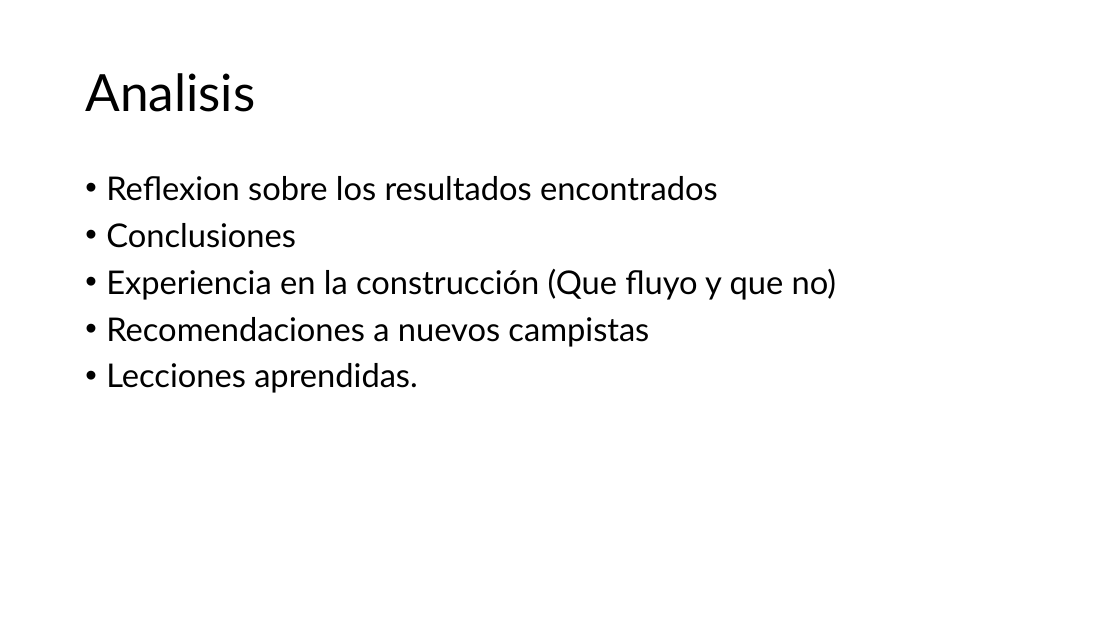
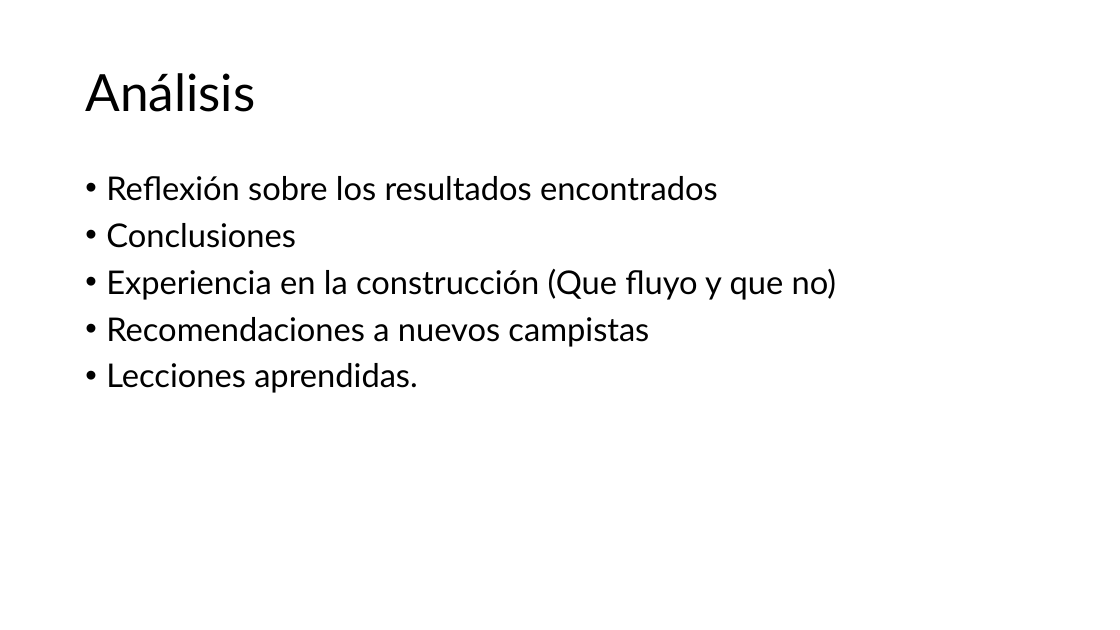
Before and after one commit to damsil99/Proyecto-EnerViva, a slide deck: slide 4 of Seguimientoproyecto/Fase 4 - Cierre y Lecciones aprendidas/Presentacion Final - Enerviva.pptx. Drawn at 1120x630 pixels with LibreOffice and Linux fonts; fonts in the diff are those of the drawing. Boxes give left, top, right and bottom in pixels: in the first picture for what was removed or moved away, otherwise in the second. Text is boxed around its words. In the diff, an @@ line names an element or a change of style, - is before the commit and + after.

```diff
--- a/Seguimientoproyecto/Fase 4 - Cierre y Lecciones aprendidas/Presentacion Final - Enerviva.pptx
+++ b/Seguimientoproyecto/Fase 4 - Cierre y Lecciones aprendidas/Presentacion Final - Enerviva.pptx
@@ title at box(85, 73, 255, 112): text changed @@
-Analisis
+Análisis
@@ text at box(106, 176, 718, 201): text changed @@
-• Reflexion sobre los resultados encontrados
+• Reflexión sobre los resultados encontrados
```
Also in this commit, not shown: 1 other slide changed, 8 other files.
